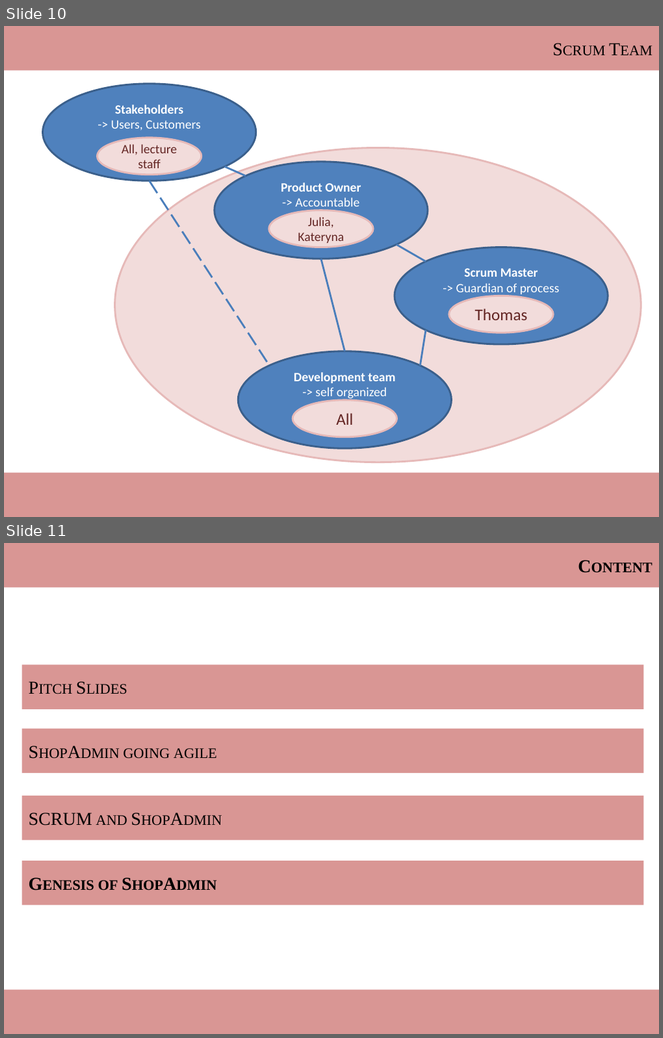
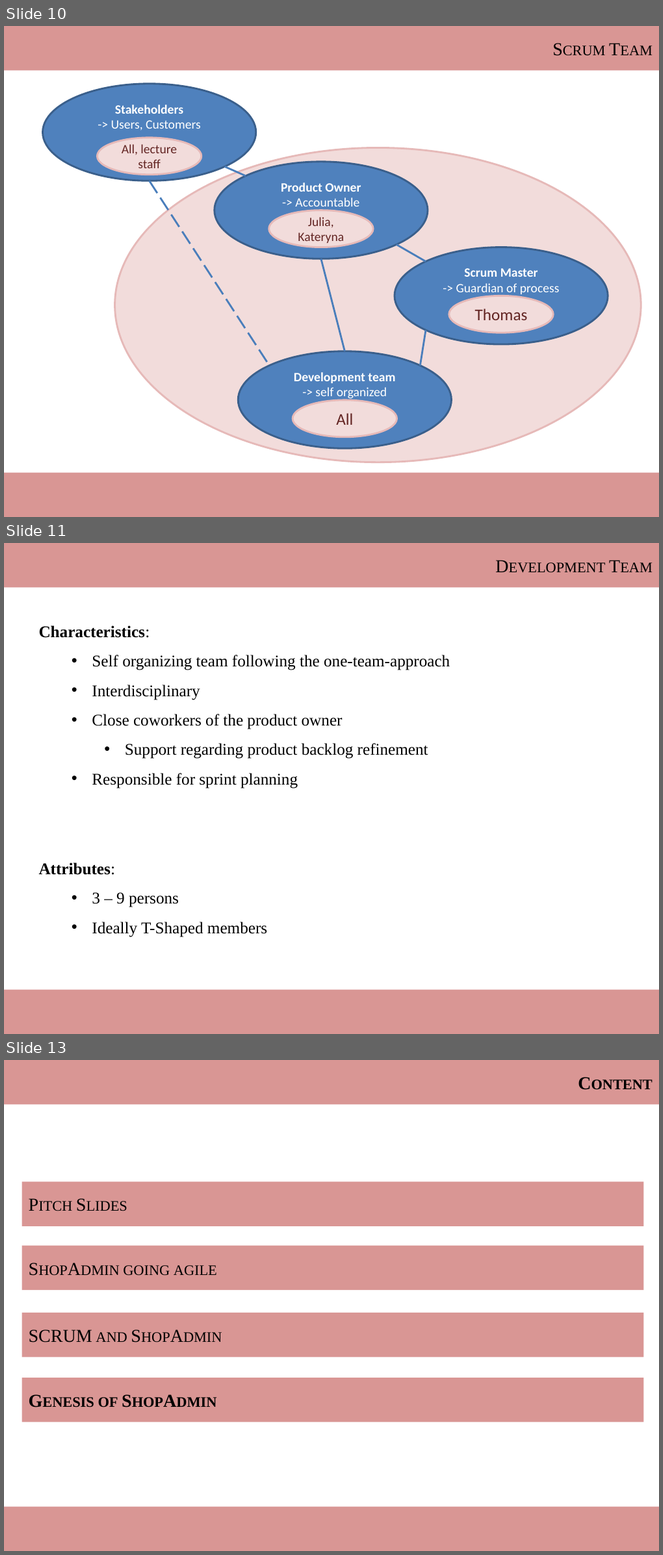
Before and after one commit to ThomasRoehl/ShopAdmin, a slide deck: Dokumentation/ShopAdmin_slidecollection.pptx. Shown one above the other, each under a label of ours: slides 10 and 11 before the commit, slides 10, 11 and 13 after it; the slides between them are not shown. The pictures are 663x1038 and 663x1555 pixels, drawn with LibreOffice and Linux fonts; fonts in the diff are those of the drawing. Boxes give left, top, right and bottom in pixels: in the first picture for what was removed or moved away, otherwise in the second. Text is boxed around its words. In the diff, an @@ line names an element or a change of style, - is before the commit and + after.

```diff
--- a/Dokumentation/ShopAdmin_slidecollection.pptx
+++ b/Dokumentation/ShopAdmin_slidecollection.pptx
@@ slide 11 added at [4,543,659,1034], background #FFFFFF @@
@@ rectangle added at [4,543,659,588], fill #D99694, 20 pt, text #000000, small capitals @@
+Development Team
@@ text added at [39,626,450,789], 18 pt, text #000000 @@
+Characteristics:
+  • Self organizing team following the one-team-approach
+  • Interdisciplinary
+  • Close coworkers of the product owner
+    • Support regarding product backlog refinement
+  • Responsible for sprint planning
@@ text added at [39,863,267,938], 18 pt, text #000000 @@
+Attributes:
+  • 3 – 9 persons
+  • Ideally T-Shaped members
@@ rectangle added at [4,990,659,1034], fill #D99694 @@
@@ what was slide 11 is now slide 13 @@
```
Also in this commit, not shown: 5 slides changed, 9 other slides added, 1 slide removed, 2 other files.
